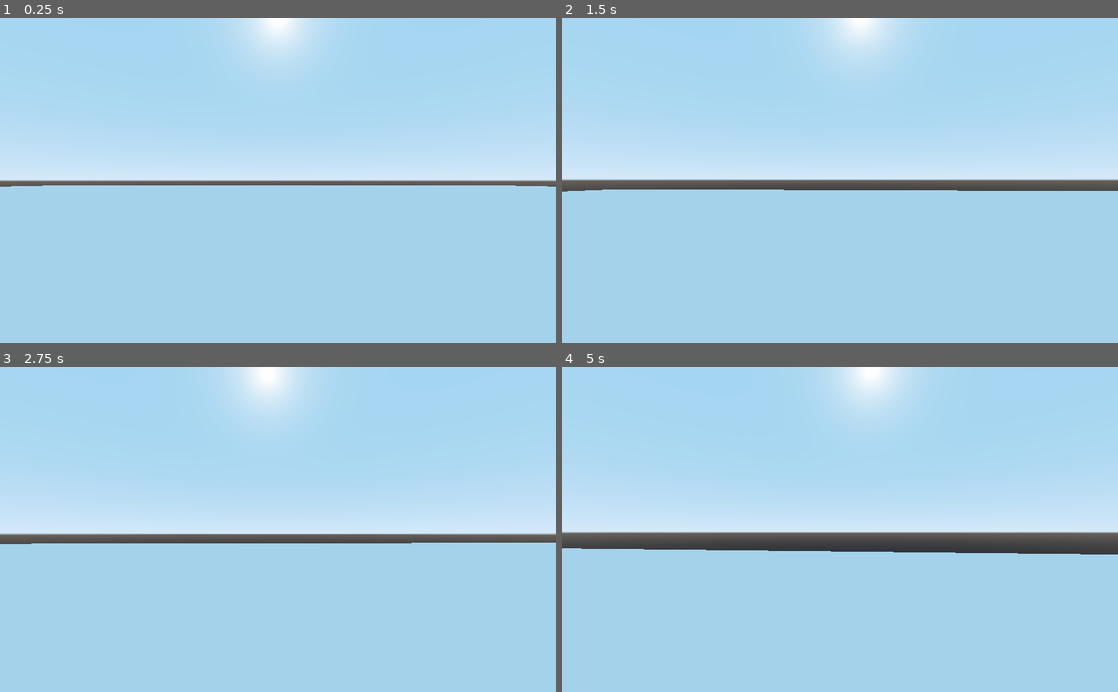
Above: before the commit, frames 1-4 (two rows, left to right).
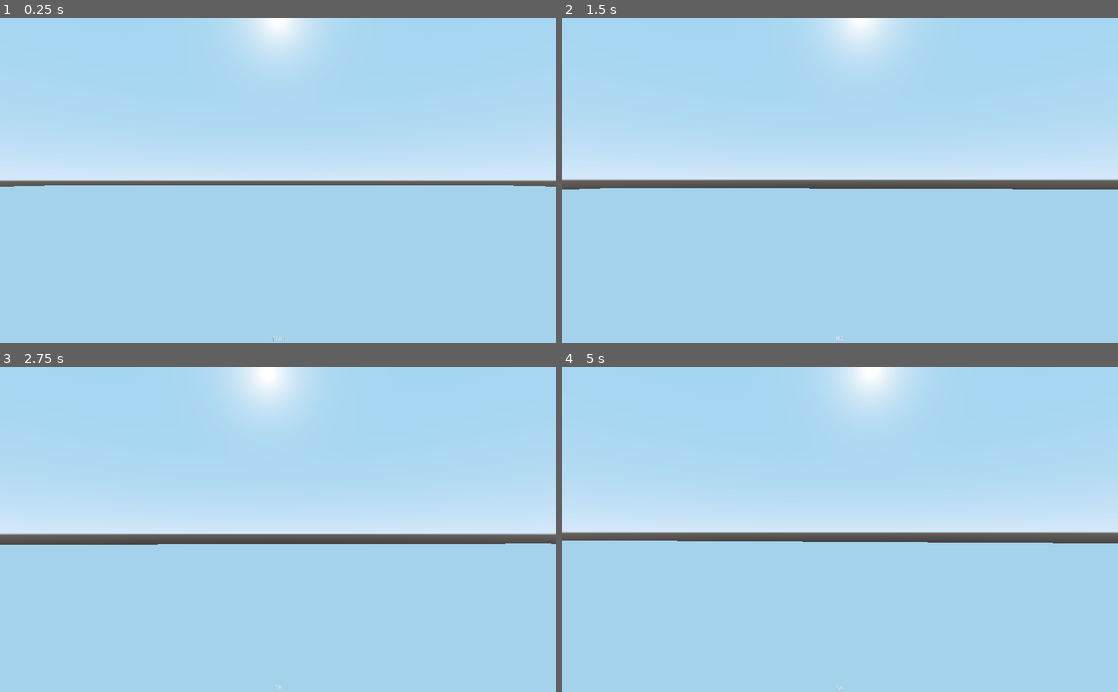
Above: after the commit, the same moments.

Repository: MetSpek/SideProject
Game: Godot game, scene res://Scenes/Test/TestWorld.tscn
Same seed, same stepped clock (60 frames per second), same inputs: the game is played once before the commit and once after it. The project has no main scene, so this scene is started directly.
Inputs (mouse positions are in pixels of both pictures, inside the frame that each line leads up to):
- Up to frame 1 (0.25 s): no input
- Up to frame 2 (1.5 s): tap Enter at 0.5 s; move the mouse to (867, 180) at 0.52 s; hold Shift (move_run) 0.53-1.28 s; hold W (move_forward) from 0.53 s (still down); tap Space (move_jump) at 0.77, 0.8, 1.07, 1.35 s; move the mouse to (812, 180) at 1.27 s
- Up to frame 3 (2.75 s): keep holding W (move_forward); tap Space (move_jump) at 1.52, 1.82, 2.3 s; tap Shift (move_run) at 1.55 s; move the mouse to (289, 523) at 2.02 s; tap Ctrl (move_crouch) at 2.1 s
- Up to frame 4 (5 s): keep holding W (move_forward); tap Space (move_jump) at 2.75, 3.02, 3.32, 3.77, 3.8, 4.07, 4.35, 4.52, 4.82 s; move the mouse to (834, 536) at 2.77 s; tap Shift (move_run) at 2.85, 4.55 s; move the mouse to (878, 532) at 3.52 s; hold Shift (move_run) 3.53-4.28 s; move the mouse to (795, 526) at 4.27 s

The runs differ from the first frame. In frame 1, less than 0.1% of the frame differs, in the area x 2-99%, y 51-100%; in frame 2, 0.5%; in frame 3, 0.3%; in frame 4, 3.0%, in the area x 0-100%, y 53-100%.

Commit message:
Feature: Sprint gauge

Diff:
--- a/Scenes/Player/Player.tscn
+++ b/Scenes/Player/Player.tscn
@@ -1,6 +1,7 @@
-[gd_scene load_steps=3 format=2]
+[gd_scene load_steps=4 format=2]
 
 [ext_resource path="res://Scripts/Player/Player.gd" type="Script" id=1]
+[ext_resource path="res://Scenes/Player/User Interface/UI.tscn" type="PackedScene" id=2]
 
 [sub_resource type="CapsuleShape" id=1]
 radius = 0.3
@@ -28,4 +29,6 @@
 wait_time = 2.0
 one_shot = true
 
+[node name="UI" parent="." instance=ExtResource( 2 )]
+
 [connection signal="timeout" from="SprintTimer" to="." method="_on_SprintTimer_timeout"]
--- /dev/null
+++ b/Scenes/Player/User Interface/UI.tscn
@@ -0,0 +1,20 @@
+[gd_scene load_steps=2 format=2]
+
+[ext_resource path="res://Scripts/Player/User Interface/SprintGauge.gd" type="Script" id=1]
+
+[node name="UI" type="Control"]
+anchor_right = 1.0
+anchor_bottom = 1.0
+
+[node name="SprintGauge" type="Label" parent="."]
+anchor_left = 0.5
+anchor_top = 1.0
+anchor_right = 0.5
+anchor_bottom = 1.0
+margin_left = -48.5
+margin_top = -14.0
+margin_right = 48.5
+text = "Sprint"
+align = 1
+valign = 1
+script = ExtResource( 1 )
--- /dev/null
+++ b/Scripts/Player/GlobalPlayerVariables.gd
@@ -0,0 +1,3 @@
+extends Node
+
+var sprintGauge = 100
--- a/Scripts/Player/Player.gd
+++ b/Scripts/Player/Player.gd
@@ -10,11 +10,11 @@
 export var health = 100
 export var mouseSensitivity = 0.1
 export var tiltAmount = 15
-export var sprintGauge = 100
 export var sprintDrain = 2
 export var sprintRecharge = 1
+export var jumpImpulse = 6.0
 
-var gravity = -30
+var gravity = -20
 var walk_speed = 4
 var run_speed = 8
 var crouch_speed = 2
@@ -33,13 +33,11 @@
 	velocity.z = desired_velocity.z
 	velocity = move_and_slide(velocity, Vector3.UP, true)
 	if isSprintRecharging == true:
-		sprintGauge += sprintRecharge
+		GlobalPlayerVariables.sprintGauge += sprintRecharge
 
-	if sprintGauge >= 100:
-		sprintGauge = 100
+	if GlobalPlayerVariables.sprintGauge >= 100:
+		GlobalPlayerVariables.sprintGauge = 100
 		isSprintRecharging = false
-
-	print(sprintGauge)
 
 
 func _input(event):
@@ -54,8 +52,7 @@
 	#Check if the player wants to jump
 	if Input.is_action_just_pressed("move_jump"):
 		if is_on_floor():
-			tiltTween.interpolate_property(self, "global_translation:y", global_translation.y, global_translation.y + 2, .3, tiltTween.TRANS_LINEAR, tiltTween.EASE_IN_OUT)
-			tiltTween.start()
+			velocity.y = jumpImpulse
 
 
 	#Check if the player wants to tilt
@@ -78,11 +75,11 @@
 		crouch_player(1)
 
 	#Check if the player wants to run
-	if Input.is_action_pressed("move_run") and not isCrouching and sprintGauge > 0:
+	if Input.is_action_pressed("move_run") and not isCrouching and GlobalPlayerVariables.sprintGauge > 0:
 		isSprintRecharging = false
 		sprintTimer.stop()
 		max_speed = run_speed
-		sprintGauge -= sprintDrain
+		GlobalPlayerVariables.sprintGauge -= sprintDrain
 	elif Input.is_action_just_released("move_run"):
 		max_speed = walk_speed
 		sprintTimer.start()
--- /dev/null
+++ b/Scripts/Player/User Interface/SprintGauge.gd
@@ -0,0 +1,4 @@
+extends Label
+
+func _process(delta):
+	self.text = String(GlobalPlayerVariables.sprintGauge)
--- a/project.godot
+++ b/project.godot
@@ -12,6 +12,10 @@
 
 config/name="SideProject"
 config/icon="res://icon.png"
+
+[autoload]
+
+GlobalPlayerVariables="*res://Scripts/Player/GlobalPlayerVariables.gd"
 
 [gui]
 
